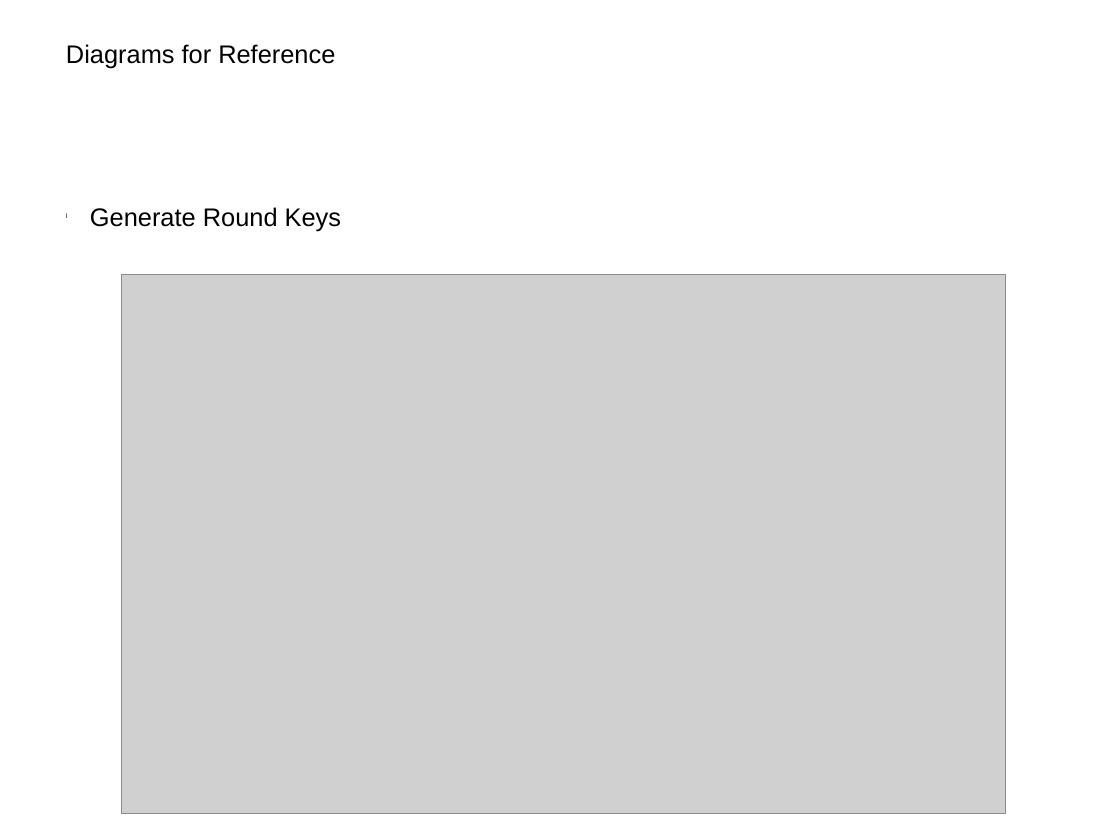
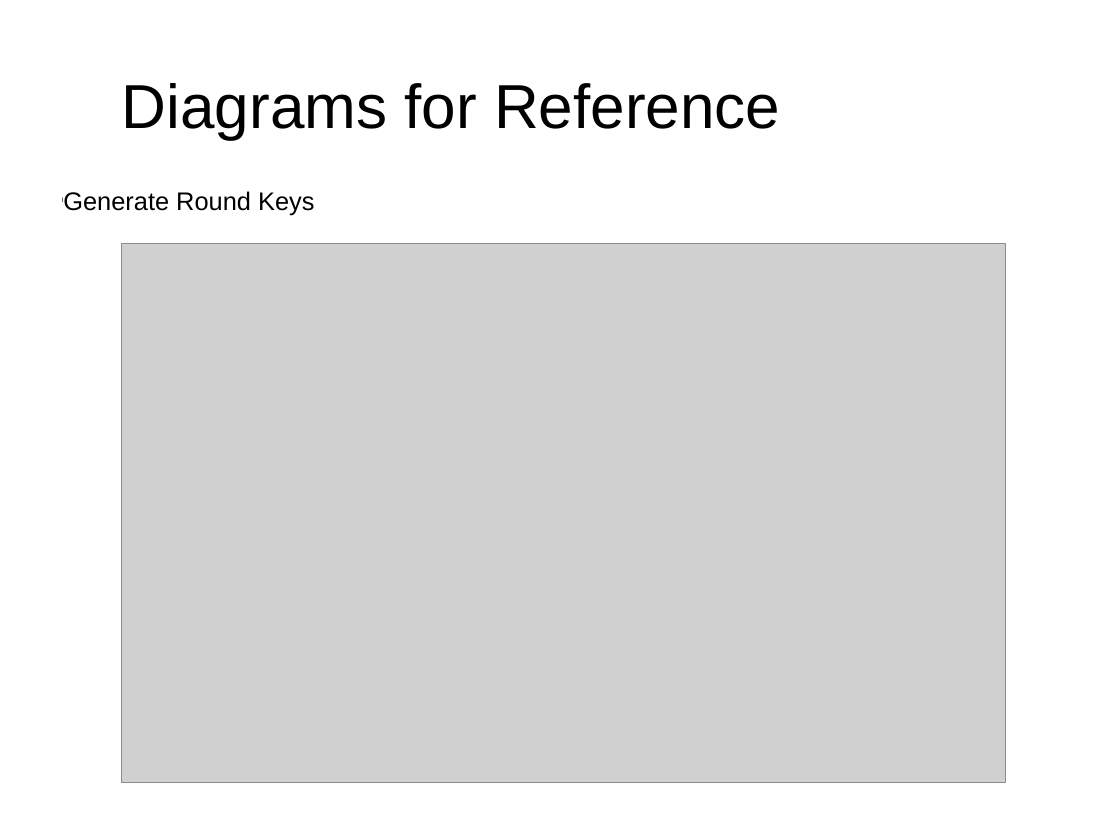
Before and after one commit to xzha/ECCDH3DES, a slide deck: slide 37 of docs/Final Presentation.pptx (slide 26 before the commit). Drawn at 1120x840 pixels with LibreOffice and Linux fonts; fonts in the diff are those of the drawing; grey boxes stand for pictures; background and template pictures are left out. Boxes give left, top, right and bottom in pixels: in the first picture for what was removed or moved away, otherwise in the second. Text is boxed around its words. In the diff, an @@ line names an element or a change of style, - is before the commit and + after.

```diff
--- a/docs/Final Presentation.pptx
+++ b/docs/Final Presentation.pptx
@@ text "Diagrams for Reference": place and size @@
-text "Diagrams for Reference" at (66, 44, 335, 69)
+text "Diagrams for Reference" at (122, 83, 780, 139)
@@ text "Diagrams for Reference" at (122, 83, 780, 139): size 18 to 44 pt @@
@@ text "Generate Round Keys": place and size @@
-text "Generate Round Keys" at (90, 207, 341, 232)
+text "Generate Round Keys" at (63, 191, 314, 216)
@@ picture: place and size @@
-picture at (122, 274, 1006, 814)
+picture at (122, 243, 1006, 782)
```
Also in this commit, not shown: 24 other slides changed, 17 slides added, 6 slides removed, 1 other file.
